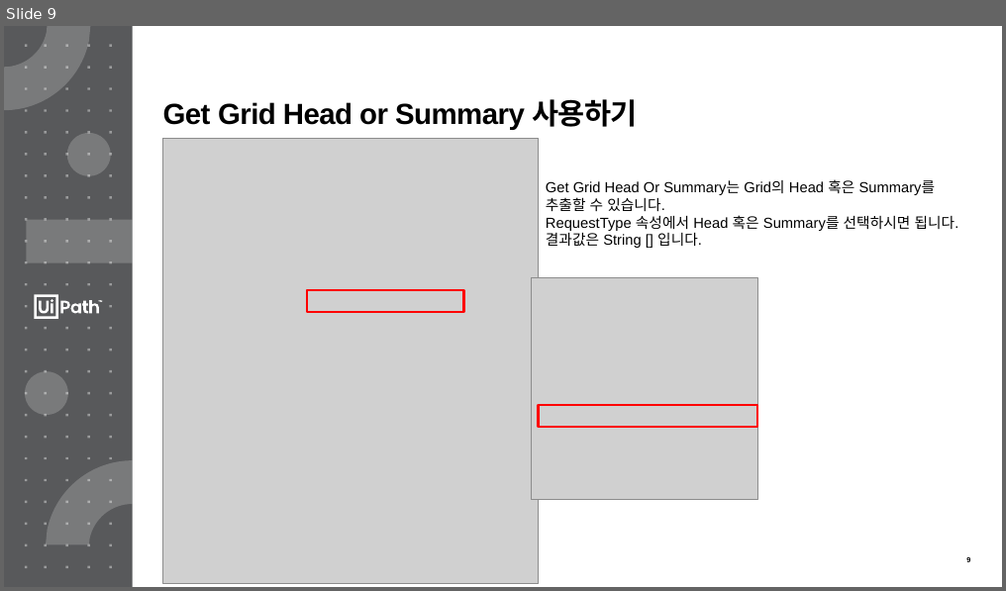
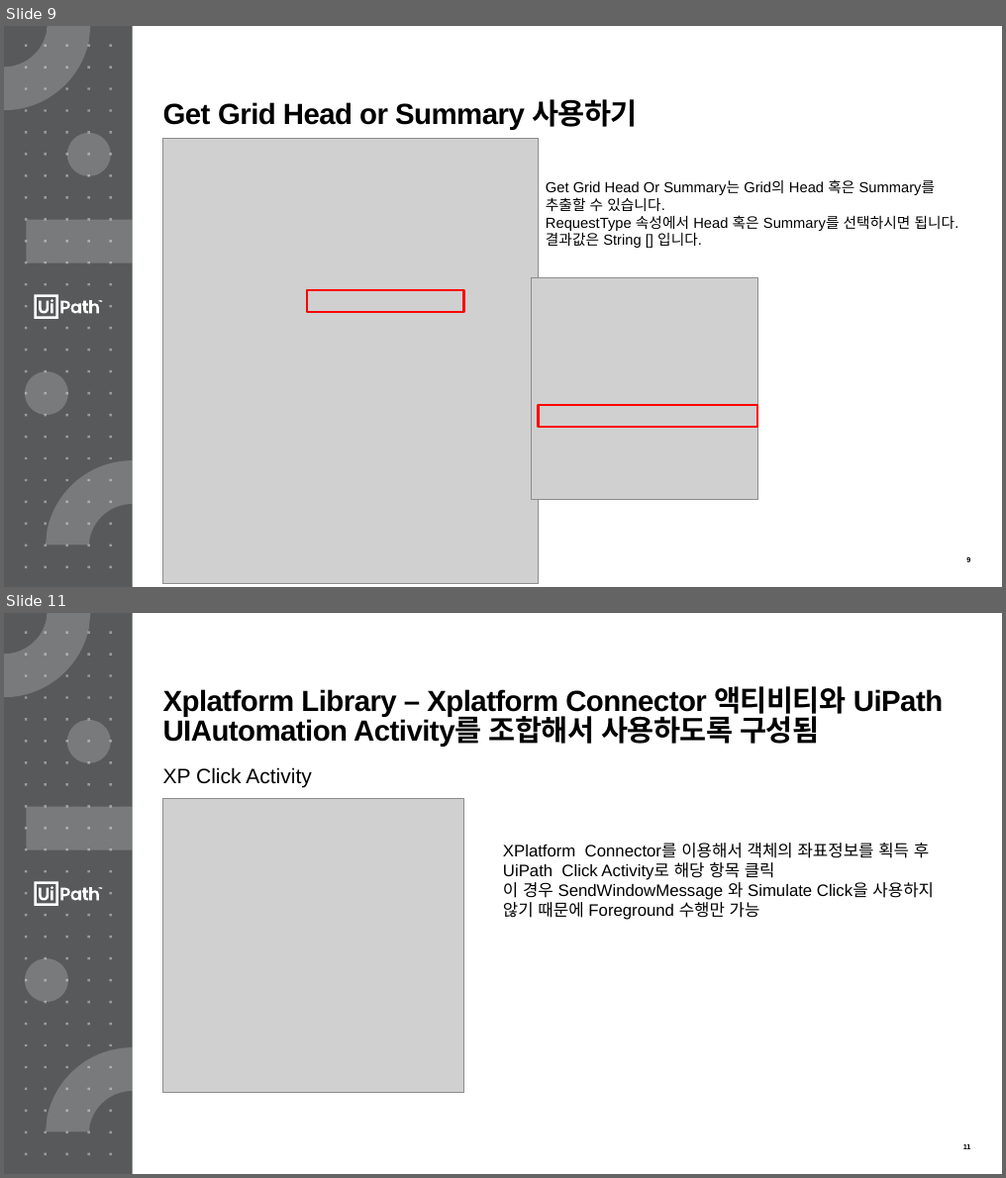
Before and after one commit to uipathkorea/CustomActivities, a slide deck: XPlatformConnector/XPlatformConnector사용가이드.pptx. Shown one above the other, each under a label of ours: slide 9 before the commit, slides 9 and 11 after it; the slides between them are not shown. The pictures are 1006x591 and 1006x1178 pixels, drawn with LibreOffice and Linux fonts; fonts in the diff are those of the drawing; grey boxes stand for pictures. Boxes give left, top, right and bottom in pixels: in the first picture for what was removed or moved away, otherwise in the second. Text is boxed around its words. In the diff, an @@ line names an element or a change of style, - is before the commit and + after.

Commit message:
XPlatform Library 사용 가이드 및 Library 추가

```diff
--- a/XPlatformConnector/XPlatformConnector사용가이드.pptx
+++ b/XPlatformConnector/XPlatformConnector사용가이드.pptx
@@ slide 11 added at (x1=4, y1=613, x2=1002, y2=1174), background #58595B; not listed: 9 template elements that a slide beside it also shows @@
@@ title added at (x1=163, y1=686, x2=943, y2=747), 28 pt, text #000000, bold @@
+Xplatform Library – Xplatform Connector 액티비티와 UiPath UIAutomation Activity를 조합해서 사용하도록 구성됨
@@ text added at (x1=163, y1=767, x2=312, y2=787), 20 pt, text #000000 @@
+XP Click Activity
@@ picture added at (x1=162, y1=799, x2=463, y2=1093) @@
@@ text added at (x1=503, y1=843, x2=934, y2=920), 16 pt, text #000000 @@
+XPlatform Connector를 이용해서 객체의 좌표정보를 획득 후 UiPath Click Activity로 해당 항목 클릭
+이 경우 SendWindowMessage 와 Simulate Click을 사용하지 않기 때문에 Foreground 수행만 가능
```
Also in this commit, not shown: 1 slide changed, 2 other slides added, 1 other file.
